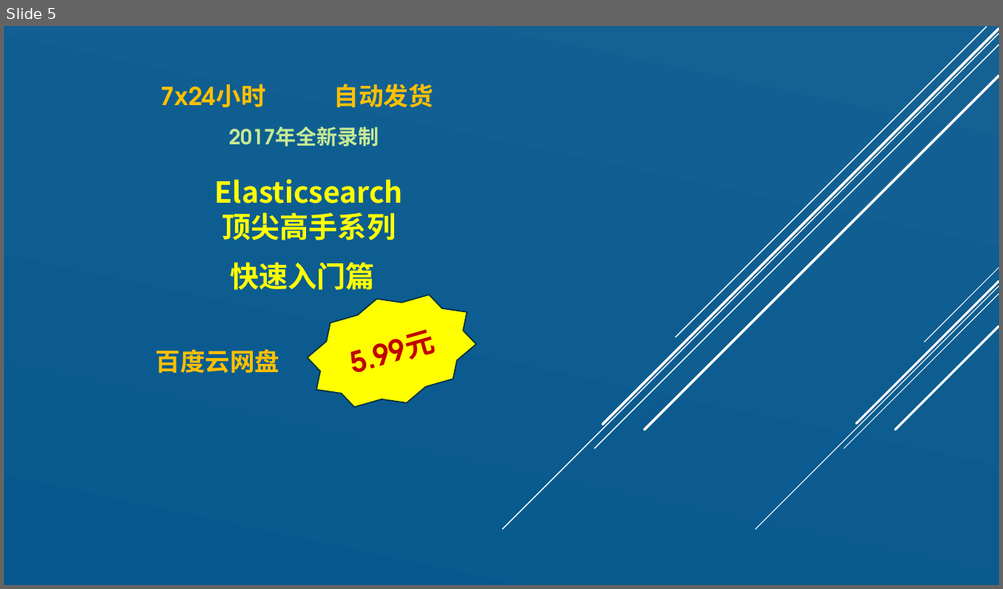
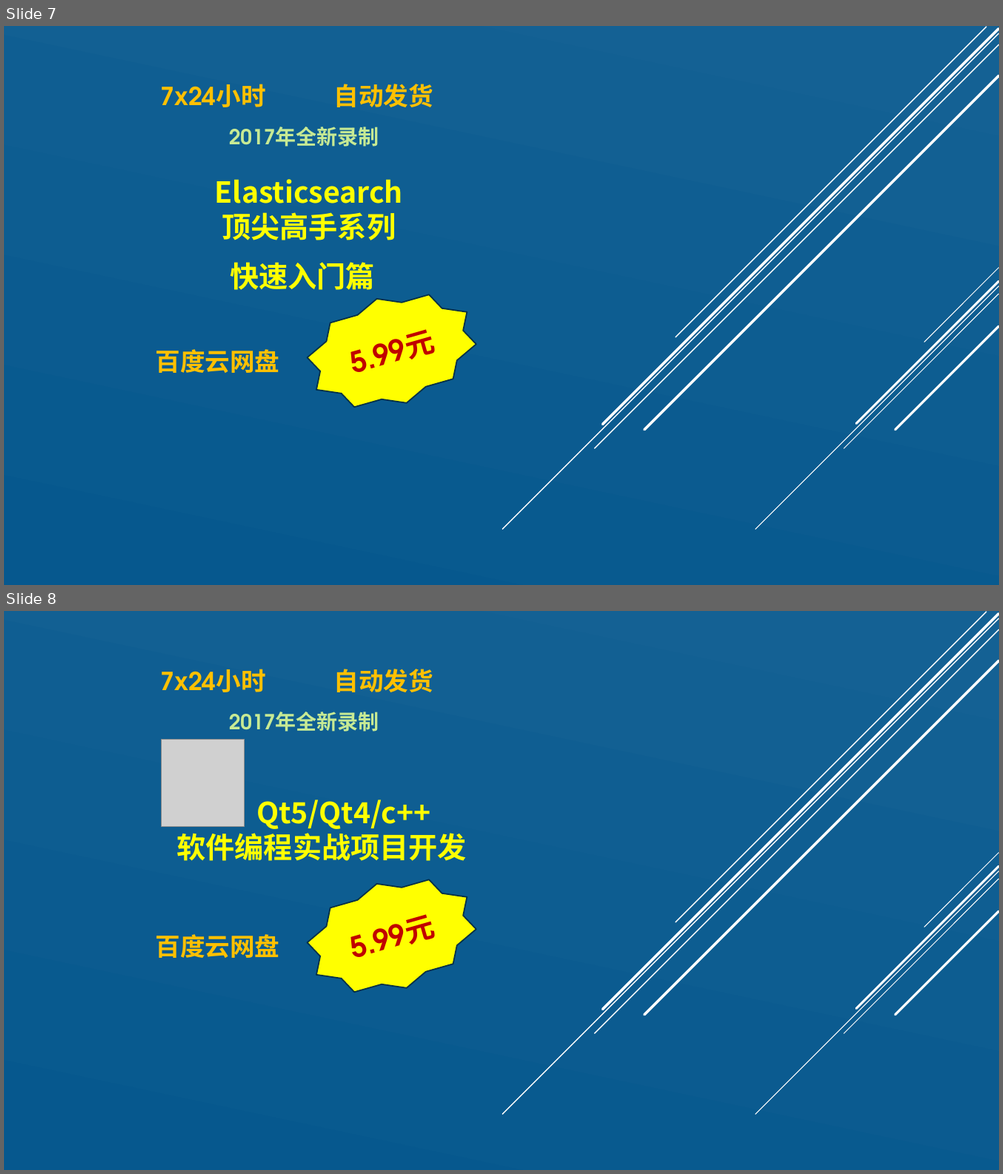
Before and after one commit to zhangpengyf/taobao-shop, a slide deck: 淘宝销售文案.pptx. Shown one above the other, each under a label of ours: slide 5 before the commit, slides 7 and 8 after it. The pictures are 1003x589 and 1003x1174 pixels, drawn with LibreOffice and Linux fonts; fonts in the diff are those of the drawing; grey boxes stand for pictures. Boxes give left, top, right and bottom in pixels: in the first picture for what was removed or moved away, otherwise in the second. Text is boxed around its words. In the diff, an @@ line names an element or a change of style, - is before the commit and + after.

```diff
--- a/淘宝销售文案.pptx
+++ b/淘宝销售文案.pptx
@@ slide 8 added at [4,611,999,1170], background gradient #146194 to #06588E; not listed: 10 template elements that a slide beside it also shows @@
@@ text added at [160,669,432,692], 24 pt, text #FFC000, bold @@
+7x24小时 自动发货
@@ text added at [229,712,379,732], 20 pt, text #C7EA94, bold @@
+2017年全新录制
@@ picture added at [162,739,244,826] @@
@@ text added at [177,800,466,861], 28 pt, text #FFFF00, bold @@
+Qt5/Qt4/c++
+软件编程实战项目开发
@@ star added at [297,861,486,1011], fill #FFFF00, outline #043148 1.25 pt, 28 pt, text #C00000, bold @@
+5.99元
@@ text added at [156,934,280,958], 24 pt, text #FFC000, bold @@
+百度云网盘
@@ what was slide 5 is now slide 7 @@
```
Also in this commit, not shown: 9 other slides added, 1 other file.
